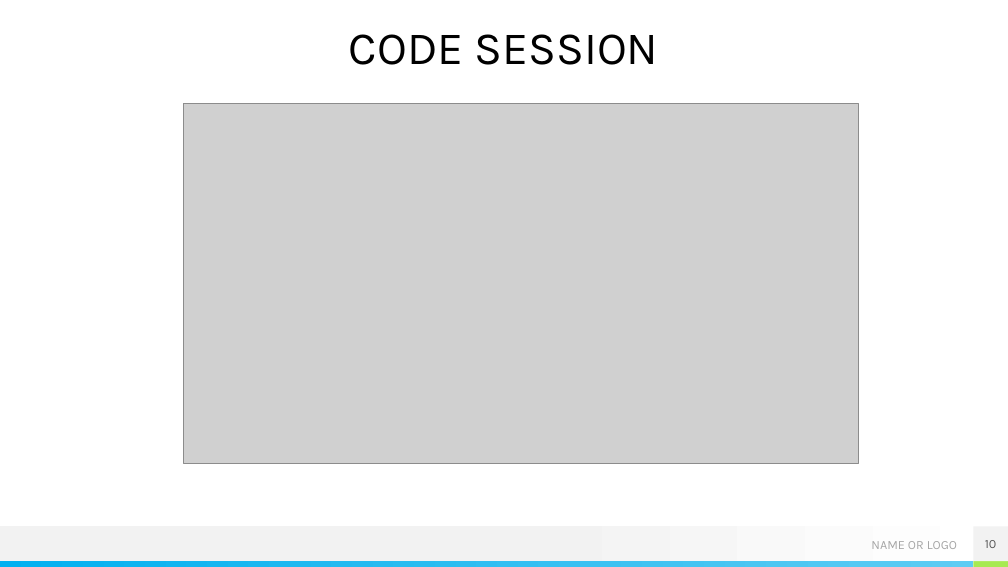
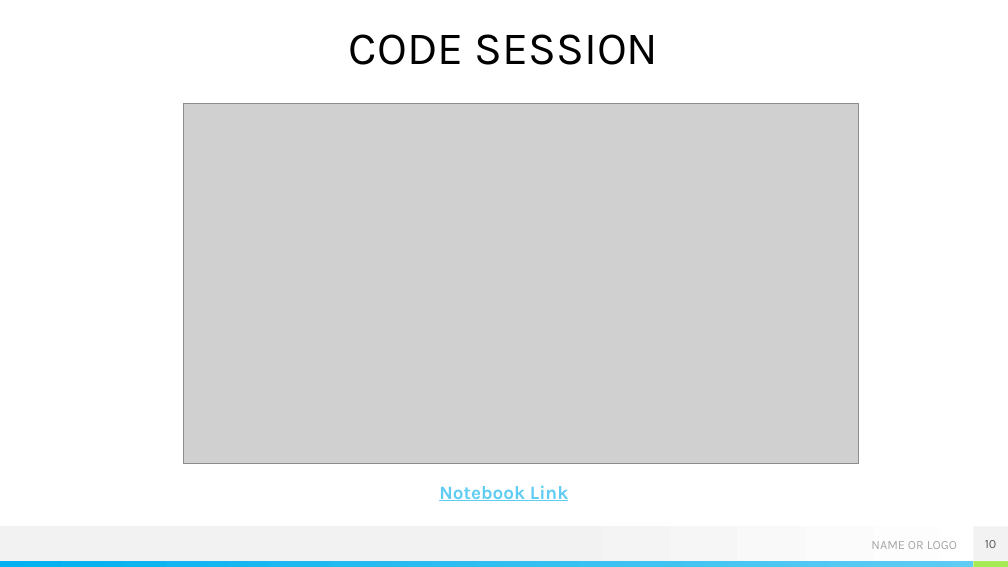
Before and after one commit to meaLuda/WTM-DE-2022-WRKSHP, a slide deck: slide 10 of Workshop iHub 17th.pptx. Drawn at 1008x567 pixels with LibreOffice and Linux fonts; fonts in the diff are those of the drawing; grey boxes stand for pictures. Boxes give left, top, right and bottom in pixels: in the first picture for what was removed or moved away, otherwise in the second. Text is boxed around its words. In the diff, an @@ line names an element or a change of style, - is before the commit and + after.

Commit message:
notebook

```diff
--- a/Workshop iHub 17th.pptx
+++ b/Workshop iHub 17th.pptx
@@ text added at box(439, 485, 568, 501), 18 pt, text #5ECCF3, bold, underline @@
+Notebook Link
```
Also in this commit, not shown: 2 other slides changed, 2 other files.
